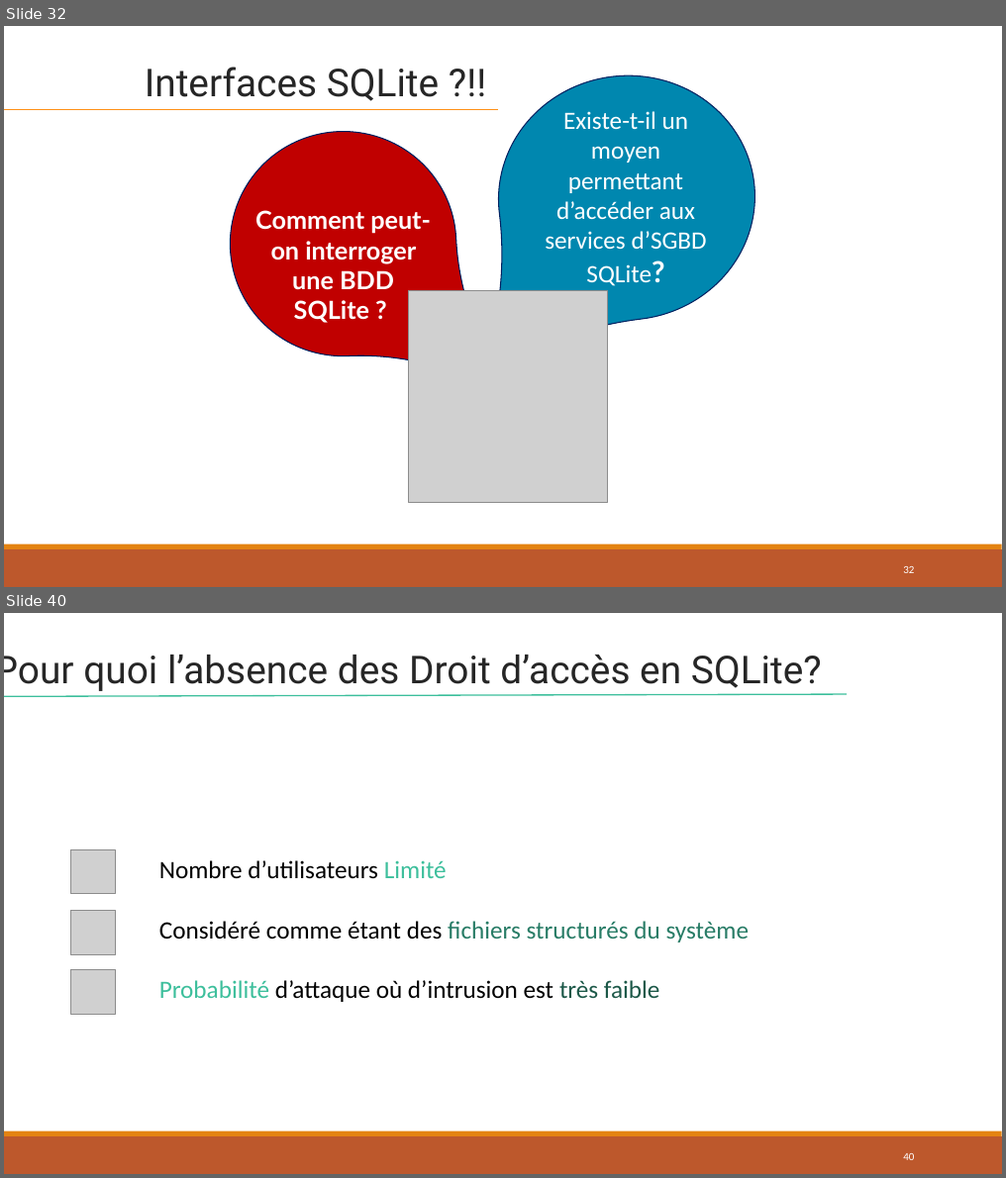
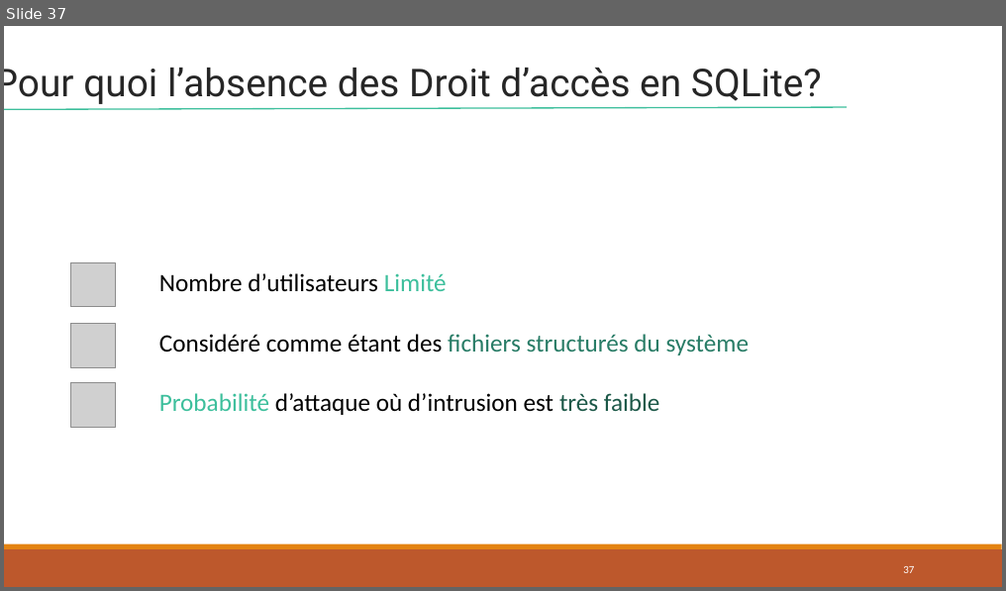
Before and after one commit to lahcenrahlaoui/Wingardium_Leviosaaaa, a slide deck: Presentation-projet-SQLite (1) - Copy.pptx. Shown one above the other, each under a label of ours: slides 32 and 40 before the commit, slide 37 after it; the slides between them are not shown. The pictures are 1006x1178 and 1006x591 pixels, drawn with LibreOffice and Linux fonts; fonts in the diff are those of the drawing; grey boxes stand for pictures. Boxes give left, top, right and bottom in pixels: in the first picture for what was removed or moved away, otherwise in the second. Text is boxed around its words. In the diff, an @@ line names an element or a change of style, - is before the commit and + after.

```diff
--- a/Presentation-projet-SQLite (1) - Copy.pptx
+++ b/Presentation-projet-SQLite (1) - Copy.pptx
@@ slide 32 removed at box(4, 26, 1002, 587), background #FFFFFF; not listed: 2 template elements that a slide beside it also shows @@
@@ text removed at box(145, 67, 439, 101) @@
-Interfaces SQLite ?!!
@@ teardrop removed at box(485, 62, 769, 335) @@
@@ line removed from (4, 110) to (498, 110) @@
@@ text removed at box(545, 111, 707, 286) @@
-Existe-t-il un moyen permettant d’accéder aux services d’SGBD SQLite?
@@ teardrop removed at box(225, 126, 461, 362) @@
@@ text removed at box(255, 210, 431, 323) @@
-Comment peut-on interroger une BDD SQLite ?
@@ picture removed at box(409, 291, 608, 503) @@
@@ page number removed at box(903, 567, 914, 573) @@
-32
@@ what was slide 40 is now slide 37 @@
@@ page number at box(903, 567, 914, 573): text changed @@
-40
+37
```
Also in this commit, not shown: 2 slides changed, 3 slides added, 5 other slides removed.
